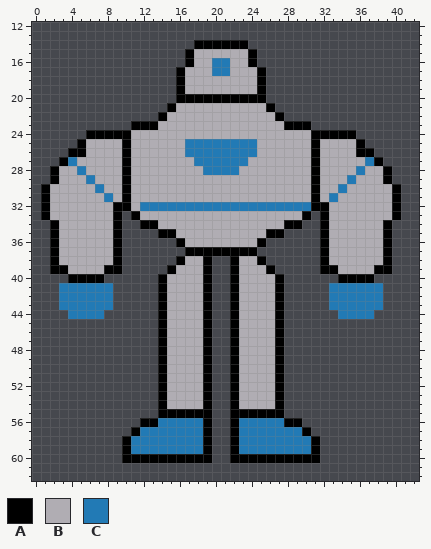
One commit to this pixel-art sprite: Assets/Sprites/Enemies/robot2.png. Above is the file before it was changed.
The file is 256x256 pixels, drawn in blocks of 4x4; one block is one cell here. Shown: x 0..42, y 12..62.
Palette (. is transparent): A #000000  B #b0adb3  C #227ab5
The same view after the edit:
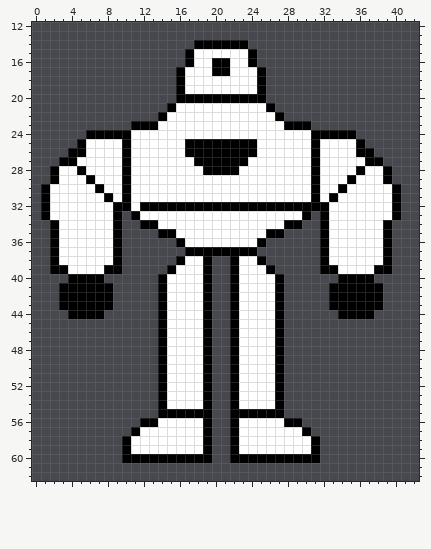
Edits made:
colour B: #b0adb3 -> #ffffff
y 16..17: x 20..21 CC -> AA
y 25..26: x 17..24 CCCCCCCC -> AAAAAAAA
y 27: x 4 C -> A; x 18..23 CCCCCC -> AAAAAA; x 37 C -> A
y 28: x 5 C -> A; x 19..22 CCCC -> AAAA; x 36 C -> A
y 29: x 6 C -> A; x 35 C -> A
y 30: x 7 C -> A; x 34 C -> A
y 31: x 8 C -> A; x 33 C -> A
y 32: x 12..30 CCCCCCCCCCCCCCCCCCC -> AAAAAAAAAAAAAAAAAAA
y 41..43: x 3..8 CCCCCC -> AAAAAA; x 33..38 CCCCCC -> AAAAAA
y 44: x 4..7 CCCC -> AAAA; x 34..37 CCCC -> AAAA
y 56: x 14..18 CCCCC -> BBBBB; x 23..27 CCCCC -> BBBBB
y 57: x 12..18 CCCCCCC -> BBBBBBB; x 23..29 CCCCCCC -> BBBBBBB
y 58..59: x 11..18 CCCCCCCC -> BBBBBBBB; x 23..30 CCCCCCCC -> BBBBBBBB
Pixel boxes of the changes (left, top, right, bottom) in both pictures:
changed: (50, 49, 392, 454)
